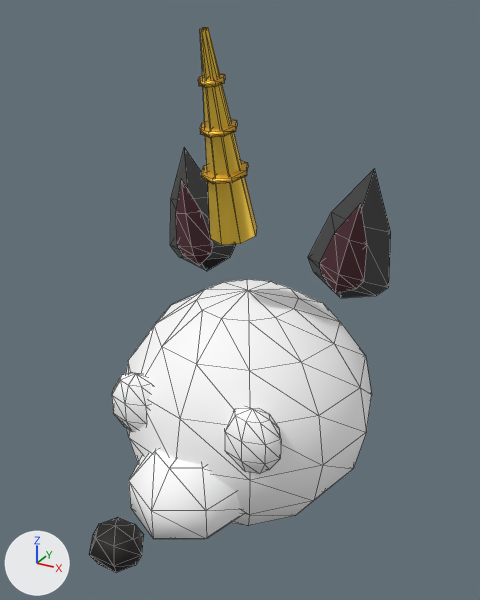
Before and after pictures for a commit that changed the glTF model public/models/ville_cos_fam_licorne_tete.glb.
One viewpoint serves both versions: a 50 mm lens placed at (0.255, -0.518, 0.338), pointed at (0.012, -0.076, 0.117). Every picture has the same lights, and +X, +Y and +Z are marked at lower left. The first picture is the older version. Mesh edges are drawn as thin lines. Vertices at exactly the same position are counted once.

Names of what the first picture shows: 'cos_fam_licorne_tete'.
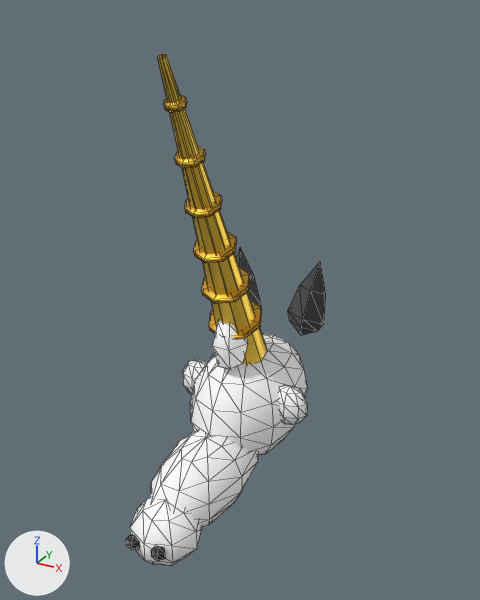
Patch to the scene script:
```diff
--- a/public/models/ville_cos_fam_licorne_tete.glb.py
+++ b/public/models/ville_cos_fam_licorne_tete.glb.py
@@ me_cos_fam_licorne_tete @@
-me_cos_fam_licorne_tete.from_pydata(...)  # 366 vertices, 604 faces; spans x -0.118..0.118, y -0.255..0.082, z -0.11..0.326
+me_cos_fam_licorne_tete.from_pydata(...)  # 502 vertices, 816 faces; spans x -0.065..0.065, y -0.211..0.04, z -0.076..0.312
+# me_cos_fam_licorne_tete part 1: the loose piece of 93 vertices spanning x -0.118..0.118, y -0.162..0.082, z -0.11..0.11 is scaled about its middle by (0.425, 0.613, 0.516), then moved by (0.0, 0.005, 0.0)
+# me_cos_fam_licorne_tete part 2: the loose piece of 39 vertices spanning x -0.052..0.052, y -0.196..-0.06, z -0.075..0.015 is scaled about its middle by (0.545, 0.444, 0.622), then moved by (0.0, -0.05, -0.018)
+# me_cos_fam_licorne_tete part 3: a new loose piece, a UV sphere (5 segments, 3 rings, poles along z) spanning x -0.0169..-0.0059, y -0.2109..-0.2011, z -0.051..-0.039, in mat_flat
+# me_cos_fam_licorne_tete part 4: a new loose piece, a UV sphere (5 segments, 3 rings, poles along z) spanning x 0.0071..0.0181, y -0.2109..-0.2011, z -0.051..-0.039, in mat_flat
+# me_cos_fam_licorne_tete part 5: a new loose piece, a UV sphere (8 segments, 5 rings, poles along z) spanning x -0.065..-0.031, y -0.062..-0.038, z -0.008..0.032, in mat_flat
+# me_cos_fam_licorne_tete part 6: a new loose piece, a UV sphere (8 segments, 5 rings, poles along z) spanning x 0.031..0.065, y -0.062..-0.038, z -0.008..0.032, in mat_flat
+# me_cos_fam_licorne_tete part 7: the loose piece of 23 vertices spanning x -0.019..0.019, y -0.097..-0.06, z 0.217..0.231 is turned 8.6 degrees about the x axis through its middle and scaled by 1.28, then moved by (0.0, 0.016, -0.132)
+# me_cos_fam_licorne_tete part 8: the loose piece of 23 vertices spanning x -0.019..0.019, y -0.097..-0.06, z 0.217..0.231 is copied, and the copy is turned 8.6 degrees about the x axis through its middle and scaled by 1.11, then moved by (0.0, 0.0, -0.094); it spans x -0.021..0.021, y -0.099..-0.058, z 0.119..0.14
+# me_cos_fam_licorne_tete part 9: the loose piece of 23 vertices spanning x -0.014..0.014, y -0.102..-0.073, z 0.252..0.263 is turned 8.6 degrees about the x axis through its middle and scaled by 1.23, then moved by (0.0, -0.007, -0.09)
+# me_cos_fam_licorne_tete part 10: the loose piece of 23 vertices spanning x -0.019..0.019, y -0.097..-0.06, z 0.217..0.231 is copied, and the copy is scaled about its middle by (0.763, 0.729, 1.14), then moved by (0.0, -0.032, -0.019); it spans x -0.014..0.014, y -0.125..-0.096, z 0.198..0.213
+# me_cos_fam_licorne_tete part 11: the loose piece of 23 vertices spanning x -0.01..0.01, y -0.106..-0.086, z 0.287..0.296 is turned 8.6 degrees about the x axis through its middle and scaled by 1.14, then moved by (0.0, -0.031, -0.049)
+# me_cos_fam_licorne_tete part 12: the loose piece of 23 vertices spanning x -0.01..0.01, y -0.106..-0.086, z 0.287..0.296 is copied, and the copy is turned 8.6 degrees about the x axis through its middle and scaled by 0.831, then moved by (0.0, -0.046, -0.011); it spans x -0.008..0.008, y -0.151..-0.134, z 0.276..0.286
+# me_cos_fam_licorne_tete part 13: the loose piece of 23 vertices spanning x -0.022..0.022, y -0.255..-0.221, z -0.032..0.002 is scaled about its middle by (0.727, 1.1, 1.76), then moved by (0.0, 0.168, 0.09), in mat_glow (white #ffffff)
+# me_cos_fam_licorne_tete part 14: the loose piece of 18 vertices spanning x -0.02..0.02, y -0.108..-0.046, z 0.166..0.326 is rebuilt with 22 vertices and now spans x -0.02..0.02, y -0.158..-0.027, z 0.045..0.312
+# me_cos_fam_licorne_tete part 15: a new loose piece of 67 vertices spanning x -0.035..0.035, y -0.185..-0.045, z -0.071..0.001, in mat_flat
+# me_cos_fam_licorne_tete part 16: a new loose piece of 14 vertices spanning x -0.052..-0.014, y 0.008..0.023, z 0.05..0.125, in mat_flat
+# me_cos_fam_licorne_tete part 17: a new loose piece of 14 vertices spanning x 0.014..0.052, y 0.008..0.023, z 0.05..0.125, in mat_flat
+# me_cos_fam_licorne_tete part 18: 6 loose pieces with 124 vertices, spanning x -0.113..0.113, y -0.152..0.017, z 0.001..0.22, are deleted
 me_cos_fam_licorne_tete.materials.append(mat_flat)
 me_cos_fam_licorne_tete.materials.append(mat_metal)
+me_cos_fam_licorne_tete.materials.append(mat_glow)  # white #ffffff
```

Where the change shows, as pixel boxes [x1, y1, x2, y2] in the pictures (480 x 600 px; the box of a moved part takes in the faces that stretch with it):
'cos_fam_licorne_tete', reshaped (34% narrower, 6% shorter): before [89, 27, 391, 572]; after [126, 54, 326, 566]
part 1 of me_cos_fam_licorne_tete, moved or reshaped: before [126, 279, 372, 526]; after [190, 334, 307, 456]
part 2 of me_cos_fam_licorne_tete, moved or reshaped: before [129, 448, 243, 539]; after [130, 497, 202, 566]
part 3 of me_cos_fam_licorne_tete, added: after [126, 534, 140, 550]
part 4 of me_cos_fam_licorne_tete, added: after [151, 546, 165, 561]
part 5 of me_cos_fam_licorne_tete, added: after [183, 360, 206, 395]
part 6 of me_cos_fam_licorne_tete, added: after [279, 385, 307, 425]
part 7 of me_cos_fam_licorne_tete, moved or reshaped: before [201, 160, 248, 184]; after [209, 301, 262, 340]
part 8 of me_cos_fam_licorne_tete, added: after [202, 268, 250, 304]
part 9 of me_cos_fam_licorne_tete, moved or reshaped: before [200, 119, 237, 138]; after [193, 232, 237, 263]
part 10 of me_cos_fam_licorne_tete, added: after [185, 191, 222, 218]
part 11 of me_cos_fam_licorne_tete, moved or reshaped: before [198, 73, 225, 88]; after [175, 146, 206, 169]
part 12 of me_cos_fam_licorne_tete, added: after [163, 94, 187, 113]
part 13 of me_cos_fam_licorne_tete, moved or reshaped: before [89, 517, 144, 572]; after [212, 321, 248, 369]
part 14 of me_cos_fam_licorne_tete, rebuilt (90% wider, 42% taller): before [200, 27, 257, 245]; after [158, 54, 267, 365]
part 15 of me_cos_fam_licorne_tete, added: after [150, 430, 258, 527]
part 16 of me_cos_fam_licorne_tete, added: after [236, 247, 261, 307]
part 17 of me_cos_fam_licorne_tete, added: after [288, 262, 326, 335]
part 18 of me_cos_fam_licorne_tete, deleted: before [112, 147, 391, 474]
